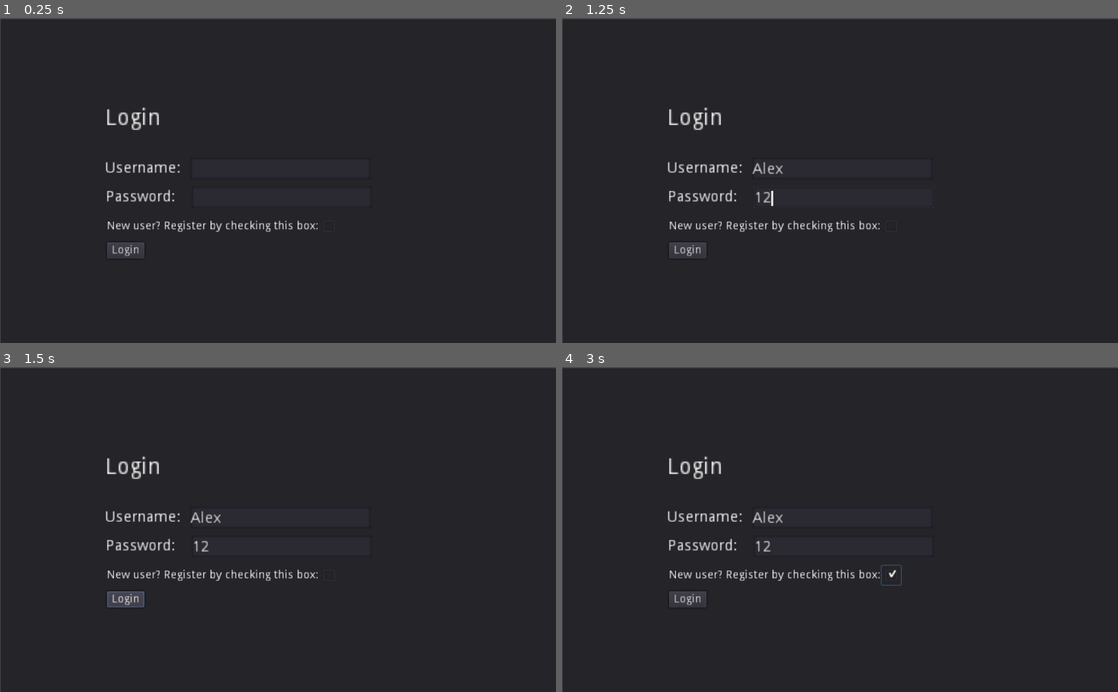
Above: before the commit, frames 1-4 (two rows, left to right).
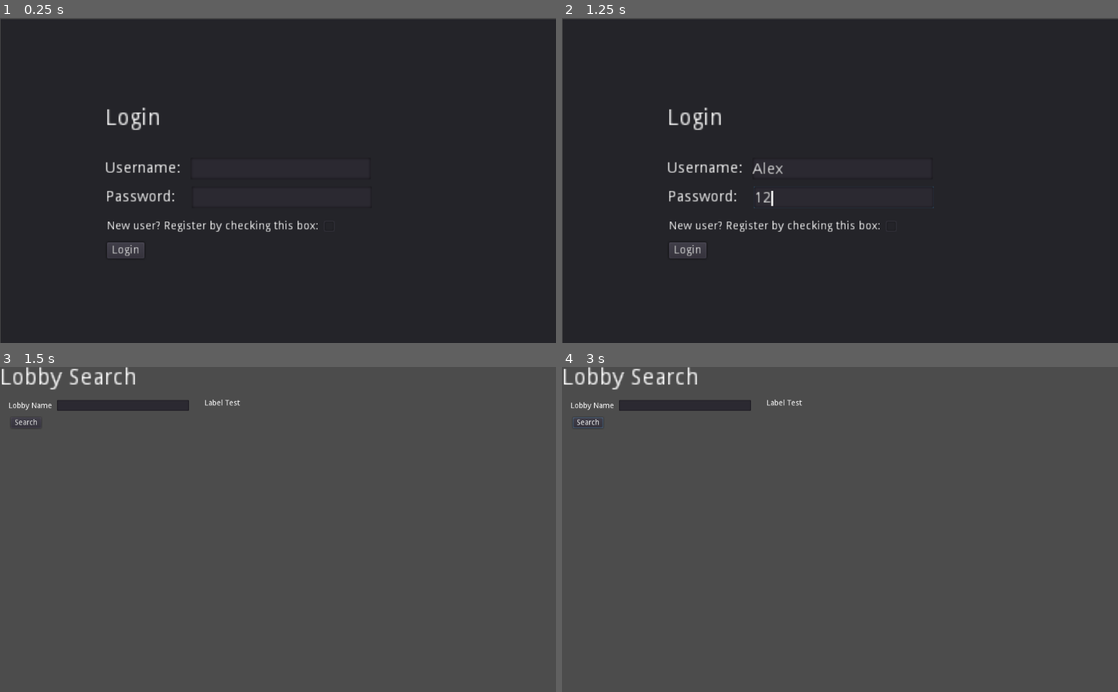
Above: after the commit, the same moments.

Repository: warez80/MultiplayerChess
Game: Godot game, scene res://Login.tscn
Same seed, same stepped clock (60 frames per second), same inputs: the game is played once before the commit and once after it.
Inputs (mouse positions are in pixels of both pictures, inside the frame that each line leads up to):
- Up to frame 1 (0.25 s): no input
- Up to frame 2 (1.25 s): click (840, 167) at 0.52 s; type "Alex" at 0.6 s; click (845, 196) at 0.75 s; type "12" at 0.83 s
- Up to frame 3 (1.5 s): click "Login" at 1.25 s
- Up to frame 4 (3 s): click "Login" (after the commit: "Search") at 2 s; click (890, 575) at 2.77 s

Frames 1-2 are identical in both runs. In frame 3, 98% of the frame differs, in the area x 0-100%, y 0-100%; in frame 4, 98%.
Error after the commit: Invalid get index '0' (on base: 'Nil'). (res://LobbySearch.gd:25)

Commit message:
Added basic lobby search screen

Diff:
--- /dev/null
+++ b/LobbySearch.gd
@@ -0,0 +1,40 @@
+extends CanvasLayer
+
+onready var serverBrowser = get_node("ServerListWrapper")
+onready var lobbyName = get_node("Input_LobbyName")
+
+var token = "7B1B16A4-A583-4236-A9E1-592F75BC2F40"
+
+# class member variables go here, for example:
+# var a = 2
+# var b = "textvar"
+
+func _ready():
+	# Called every time the node is added to the scene.
+	# Initialization here
+	pass
+
+#func _process(delta):
+#	# Called every frame. Delta is time since last frame.
+#	# Update game logic here.
+#	pass
+
+
+func _on_HTTPRequest_request_completed(result, response_code, headers, body):
+	var json = JSON.parse(body.get_string_from_utf8())
+	if json.result[0].action == 'lobby_search':
+		_update_Server_Browser(json.result[0].result)
+
+func _update_Server_Browser(json):
+	print("Lobbies:")
+	for entry in json:
+		print(entry)
+		print("---")
+		var label = Label.new()
+		serverBrowser.add_child(label)
+		label.set_text(entry['lobby_name'])
+
+func _on_Search_pressed():
+	var QUERY = "a=lobby_search&t="+token+"&n="+lobbyName.get_text()
+	var HEADERS = ["Content-Type: application/x-www-form-urlencoded", "Content-Length: " + str(QUERY.length())]
+	$HTTPRequest.request("http://www.chrisnastovski.com/COP4331/api.php", HEADERS, true, HTTPClient.METHOD_POST, QUERY)
--- /dev/null
+++ b/LobbySearch.tscn
@@ -0,0 +1,163 @@
+[gd_scene load_steps=2 format=2]
+
+[ext_resource path="res://LobbySearch.gd" type="Script" id=1]
+
+[node name="CanvasLayer" type="CanvasLayer" index="0"]
+
+layer = 1
+offset = Vector2( 0, 0 )
+rotation = 0.0
+scale = Vector2( 1, 1 )
+transform = Transform2D( 1, 0, 0, 1, 0, 0 )
+script = ExtResource( 1 )
+
+[node name="Label_LobbyName" type="Label" parent="." index="0"]
+
+anchor_left = 0.0
+anchor_top = 0.0
+anchor_right = 0.0
+anchor_bottom = 0.0
+margin_left = 16.0
+margin_top = 65.0
+margin_right = 96.0
+margin_bottom = 79.0
+rect_pivot_offset = Vector2( 0, 0 )
+rect_clip_content = false
+mouse_filter = 2
+mouse_default_cursor_shape = 0
+size_flags_horizontal = 1
+size_flags_vertical = 4
+text = "Lobby Name"
+percent_visible = 1.0
+lines_skipped = 0
+max_lines_visible = -1
+_sections_unfolded = [ "Rect" ]
+
+[node name="Label_Title" type="Label" parent="." index="1"]
+
+anchor_left = 0.0
+anchor_top = 0.0
+anchor_right = 0.0
+anchor_bottom = 0.0
+margin_right = 84.0
+margin_bottom = 14.0
+rect_scale = Vector2( 3, 3 )
+rect_pivot_offset = Vector2( 0, 0 )
+rect_clip_content = false
+mouse_filter = 2
+mouse_default_cursor_shape = 0
+size_flags_horizontal = 1
+size_flags_vertical = 4
+text = "Lobby Search"
+percent_visible = 1.0
+lines_skipped = 0
+max_lines_visible = -1
+_sections_unfolded = [ "Rect", "custom_fonts" ]
+
+[node name="Input_LobbyName" type="TextEdit" parent="." index="2"]
+
+anchor_left = 0.0
+anchor_top = 0.0
+anchor_right = 0.0
+anchor_bottom = 0.0
+margin_left = 105.0
+margin_top = 61.0
+margin_right = 348.0
+margin_bottom = 81.0
+rect_pivot_offset = Vector2( 0, 0 )
+rect_clip_content = false
+focus_mode = 2
+mouse_filter = 0
+mouse_default_cursor_shape = 0
+size_flags_horizontal = 1
+size_flags_vertical = 1
+text = ""
+readonly = false
+highlight_current_line = false
+syntax_highlighting = false
+show_line_numbers = false
+highlight_all_occurrences = false
+override_selected_font_color = false
+context_menu_enabled = true
+smooth_scrolling = false
+v_scroll_speed = 80.0
+hiding_enabled = 0
+wrap_lines = false
+caret_block_mode = false
+caret_blink = false
+caret_blink_speed = 0.65
+caret_moving_by_right_click = true
+_sections_unfolded = [ "Rect" ]
+
+[node name="Button" type="Button" parent="." index="3"]
+
+anchor_left = 0.0
+anchor_top = 0.0
+anchor_right = 0.0
+anchor_bottom = 0.0
+margin_left = 20.0
+margin_top = 93.0
+margin_right = 76.0
+margin_bottom = 113.0
+rect_pivot_offset = Vector2( 0, 0 )
+rect_clip_content = false
+focus_mode = 2
+mouse_filter = 0
+mouse_default_cursor_shape = 0
+size_flags_horizontal = 1
+size_flags_vertical = 1
+toggle_mode = false
+enabled_focus_mode = 2
+shortcut = null
+group = null
+text = "Search"
+flat = false
+align = 1
+
+[node name="ServerListWrapper" type="VBoxContainer" parent="." index="4"]
+
+anchor_left = 0.0
+anchor_top = 0.0
+anchor_right = 0.0
+anchor_bottom = 0.0
+margin_left = 377.0
+margin_top = 60.0
+margin_right = 987.0
+margin_bottom = 567.0
+rect_pivot_offset = Vector2( 0, 0 )
+rect_clip_content = false
+mouse_filter = 1
+mouse_default_cursor_shape = 0
+size_flags_horizontal = 1
+size_flags_vertical = 1
+alignment = 0
+
+[node name="Label" type="Label" parent="ServerListWrapper" index="0"]
+
+anchor_left = 0.0
+anchor_top = 0.0
+anchor_right = 0.0
+anchor_bottom = 0.0
+margin_right = 610.0
+margin_bottom = 14.0
+rect_pivot_offset = Vector2( 0, 0 )
+rect_clip_content = false
+mouse_filter = 2
+mouse_default_cursor_shape = 0
+size_flags_horizontal = 1
+size_flags_vertical = 4
+text = "Label Test"
+percent_visible = 1.0
+lines_skipped = 0
+max_lines_visible = -1
+
+[node name="HTTPRequest" type="HTTPRequest" parent="." index="5"]
+
+download_file = ""
+use_threads = false
+body_size_limit = -1
+max_redirects = 8
+
+[connection signal="pressed" from="Button" to="." method="_on_Search_pressed"]
+
+[connection signal="request_completed" from="HTTPRequest" to="." method="_on_HTTPRequest_request_completed"]
--- a/Login.gd
+++ b/Login.gd
@@ -19,7 +19,8 @@
 	var QUERY = "a=login&u=chris2&p=123&i=localhost"
 	var HEADERS = ["Content-Type: application/x-www-form-urlencoded", "Content-Length: " + str(QUERY.length())]
 	$HTTPRequest.request("http://www.chrisnastovski.com/COP4331/api.php", HEADERS, true, HTTPClient.METHOD_POST, QUERY)
+	get_tree().change_scene("res://LobbySearch.tscn")
 
 func _on_HTTPRequest_request_completed( result, response_code, headers, body ):
-    var json = JSON.parse(body.get_string_from_utf8())
-    print(json.result)
+	var json = JSON.parse(body.get_string_from_utf8())
+	print(json.result)
--- a/Login.tscn
+++ b/Login.tscn
@@ -2,7 +2,7 @@
 
 [ext_resource path="res://Login.gd" type="Script" id=1]
 
-[node name="Main" type="Node" index="0"]
+[node name="Main" type="Node"]
 
 script = ExtResource( 1 )
 
